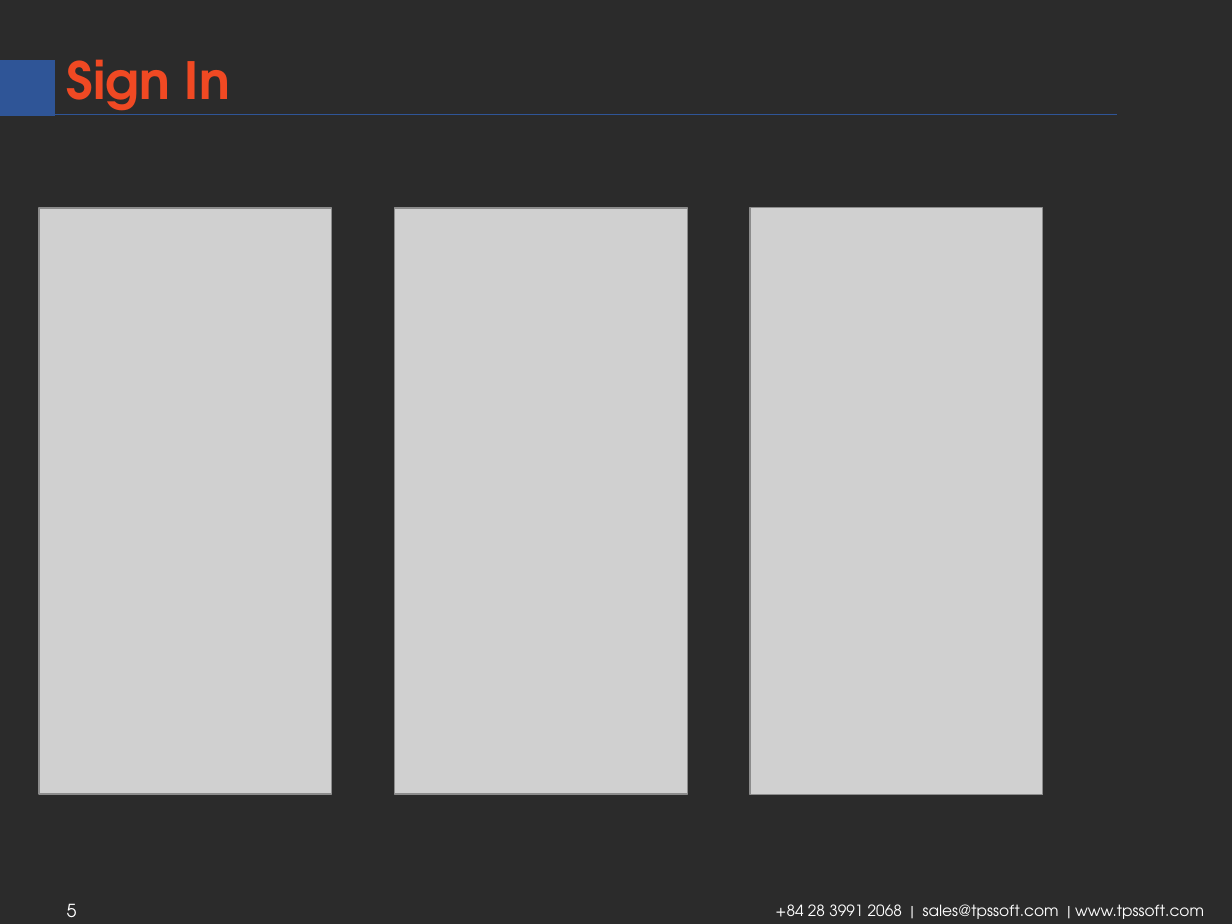
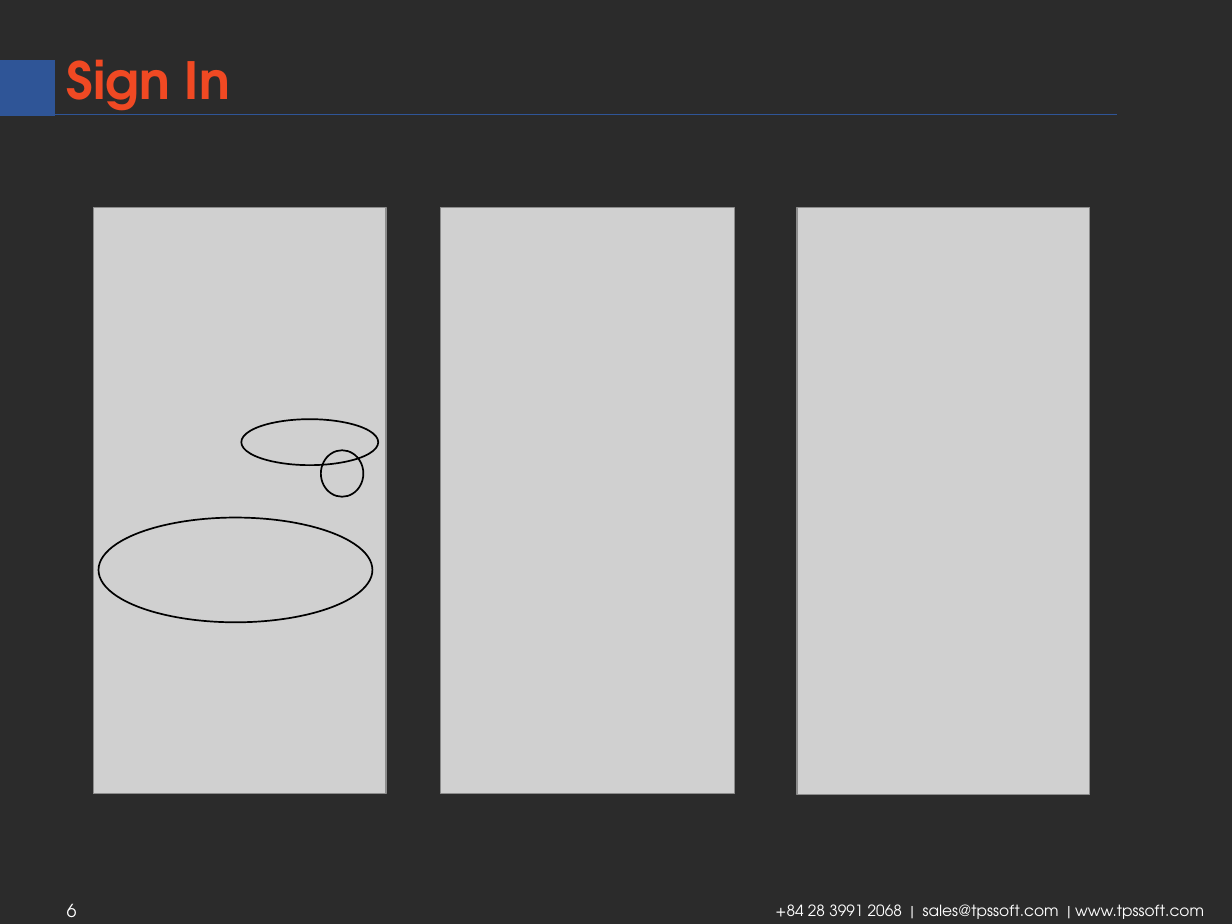
Before and after one commit to tamtps/TrainingProject, a slide deck: slide 6 of TPS Final Report.pptx (slide 5 before the commit). Drawn at 1232x924 pixels with LibreOffice and Linux fonts; fonts in the diff are those of the drawing; grey boxes stand for pictures; background and template pictures are left out; a plain dark background stands for a picture behind light text. Boxes give left, top, right and bottom in pixels: in the first picture for what was removed or moved away, otherwise in the second. Text is boxed around its words. In the diff, an @@ line names an element or a change of style, - is before the commit and + after.

```diff
--- a/TPS Final Report.pptx
+++ b/TPS Final Report.pptx
@@ picture: place and size @@
-picture at <box>39,208,331,795</box>
+picture at <box>94,208,386,795</box>
@@ picture: place and size @@
-picture at <box>394,208,687,795</box>
+picture at <box>441,208,734,795</box>
@@ picture: place and size @@
-picture at <box>750,208,1044,795</box>
+picture at <box>797,208,1090,795</box>
@@ ellipse added at <box>241,419,378,464</box>, outline #000000 1 pt @@
@@ ellipse added at <box>320,451,362,498</box>, outline #000000 1 pt @@
@@ ellipse added at <box>99,517,372,622</box>, outline #000000 1 pt @@
@@ page number at <box>67,903,77,917</box>: text changed @@
-5
+6
```
Also in this commit, not shown: 8 other slides changed, 1 slide added.
